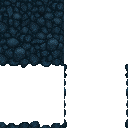
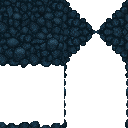
Layer changes from the first 128 x 128 image to the second:
added layer "Tile_Stone1_slope copy" above "Layer 3" over [left=64, top=32, right=128, bottom=64]
added layer "Tile_Stone1_slope" above "Layer 4 copy" over [left=64, top=0, right=128, bottom=32]
